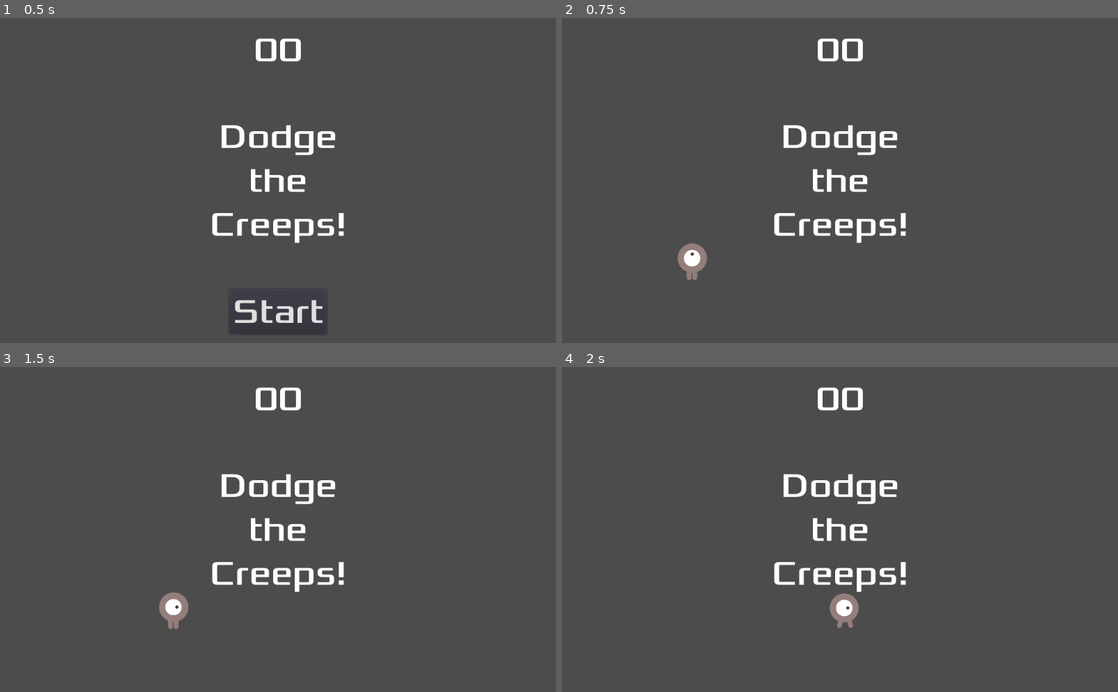
Above: before the commit, frames 1-4 (two rows, left to right).
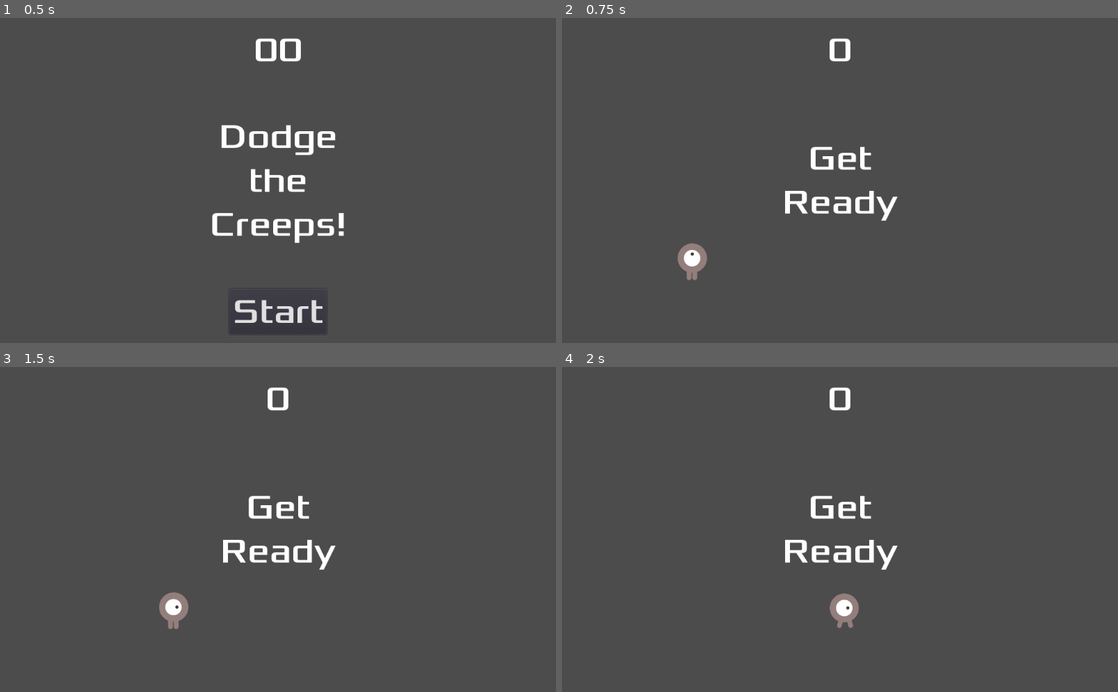
Above: after the commit, the same moments.

Repository: peter201943/dodge-the-creeps
Game: Godot game, scene res://scene/Main.tscn
The game is run twice, just before and just after one commit, with the same random seed, the same clock (stepped at 60 frames per second) and the same inputs.
Inputs:
- Up to frame 1 (0.5 s): no input
- Up to frame 2 (0.75 s): click "Start" at 0.5 s
- Up to frame 3 (1.5 s): tap Enter at 1.25 s; hold Right (ui_right) from 1.28 s (still down)
- Up to frame 4 (2 s): keep holding Right (ui_right)

Frame 1 is identical in both runs. In frame 2, 3.2% of the frame differs, in the area x 38-62%, y 6-70%; in frame 3, 3.2%; in frame 4, 3.2%.

Commit message:
Finish Adding Signals

Diff:
--- a/scene/Mob.tscn
+++ b/scene/Mob.tscn
@@ -10,15 +10,15 @@
 
 [sub_resource type="SpriteFrames" id=1]
 animations = [ {
+"frames": [ ExtResource( 5 ), ExtResource( 7 ) ],
+"loop": true,
+"name": "walk",
+"speed": 4.0
+}, {
 "frames": [ ExtResource( 2 ), ExtResource( 6 ) ],
 "loop": true,
 "name": "fly",
 "speed": 3.0
-}, {
-"frames": [ ExtResource( 5 ), ExtResource( 7 ) ],
-"loop": true,
-"name": "walk",
-"speed": 4.0
 }, {
 "frames": [ ExtResource( 3 ), ExtResource( 4 ) ],
 "loop": true,
@@ -50,4 +50,3 @@
 shape = SubResource( 2 )
 
 [node name="Visibility" type="VisibilityNotifier2D" parent="."]
-[connection signal="screen_exited" from="Visibility" to="." method="_on_Visibility_screen_exited"]
--- a/script/HUD.gd
+++ b/script/HUD.gd
@@ -62,7 +62,7 @@
 	# Temporarily displays a message to the player
 	message_label.text = text
 	message_label.show()
-	message_label.start()
+	message_timer.start()
 
 func show_game_over():
 	# Displays when player loses
--- a/script/Main.gd
+++ b/script/Main.gd
@@ -74,6 +74,7 @@
 	# Stops the Game
 	score_timer.stop()
 	mob_timer.stop()
+	hud.show_game_over()
 
 
 func new_game():
@@ -81,6 +82,8 @@
 	score = 0
 	player.start(start_pos.position)
 	start_timer.start()
+	hud.update_score(score)
+	hud.show_message("Get Ready")
 
 
 func _start_timers():
@@ -92,6 +95,7 @@
 func _score_point():
 	# Every Cycle of the Score Timer
 	score += 1
+	hud.update_score(score)
 
 
 func _spawn_mob():
@@ -118,3 +122,6 @@
 	# Set the velocity (speed & direction).
 	mob.linear_velocity = Vector2(rand_range(mob.min_speed, mob.max_speed), 0)
 	mob.linear_velocity = mob.linear_velocity.rotated(direction)
+
+	# Connect the Mob to the HUD
+	hud.connect("start_game", mob, "_game_start")
--- a/script/Mob.gd
+++ b/script/Mob.gd
@@ -28,7 +28,16 @@
 	# Set Sprite and Animate
 	sprite = self.get_node(sprite_name)
 	sprite.animation = mob_types[randi() % mob_types.size()]
+	self.get_node("Visibility").connect("screen_exited", self, "_exit_screen")
 
-func _on_Visibility_screen_exited():
-	# Destroy this mob
+
+
+
+# HELPERS
+func _exit_screen():
+	# Destroy this mob when off screen
 	queue_free()
+
+func _game_start():
+	# Destroy this mobe when new game
+	queue_free()
